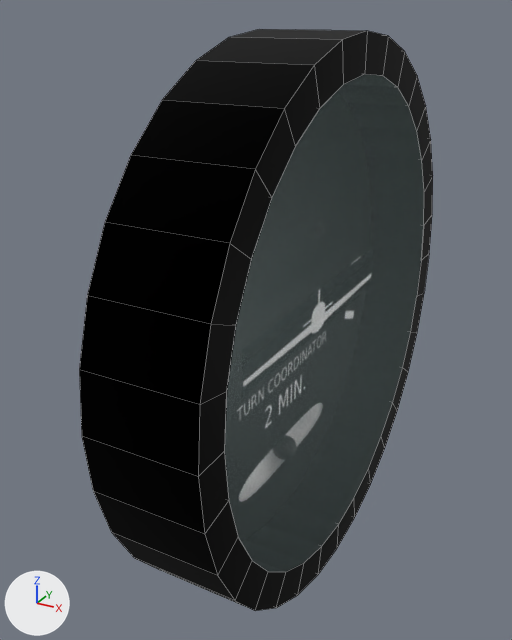
Before and after pictures for a commit that changed the Blender file Models/Interior/Panel/Instruments/tc/turn-coordinator.blend.
The view is the same before and after, from a 50 mm lens placed at (0.0381, -0.0883, 0.0425), pointed at (-0.0086, -0.0033, 0.0). Every picture has the same lights, and +X, +Y and +Z are marked at lower left. Mesh edges are drawn as thin lines.

Names of what the first picture shows: 'Case', 'Glass'.
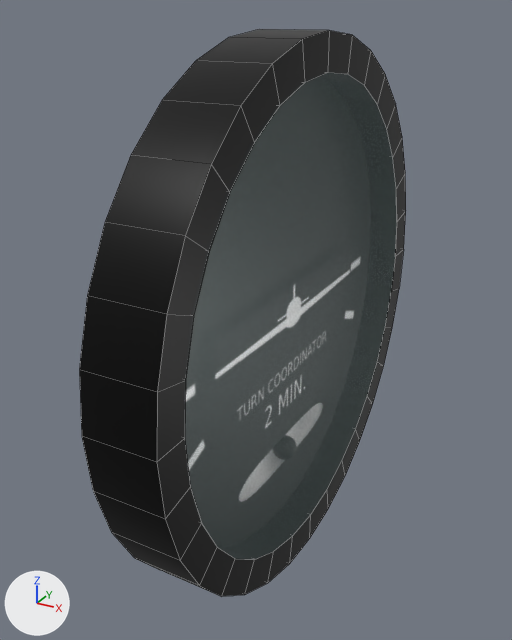
Changed parts and their boxes (x1, y1, x2, y2) in the pictures (512 x 640 px):
'Case', surface changed, reshaped, moved (8% narrower)
    before: (79, 29, 433, 611)
    after: (79, 29, 406, 596)
'Glass', moved
    before: (224, 74, 424, 572)
    after: (185, 73, 397, 559)
part 1 of me_circle, cut back
    before: (79, 29, 365, 610)
    after: (79, 29, 329, 595)
part 2 of me_circle, shading changed
    before: (198, 31, 433, 611)
    after: (157, 30, 406, 596)

The change, as a list of edits to the scene's bpy script:
```text
Change mat_casematerial:
    remove mat_casematerial.specular_ior_level = 0.0
Change me_circle:
    used by ob_case; location = (0.005, 0.0, 0.0)
    remove me_circle.from_pydata(...)  # 128 vertices, 97 faces; spans x -0.015..0.0, y -0.04..0.04, z -0.04..0.04
    add me_circle.from_pydata(...)  # 128 vertices, 96 faces; spans x -0.01..0.0, y -0.04..0.04, z -0.04..0.04
    me_circle part 1
    1 face is deleted
    32 vertices in x -0.01, y -0.035..0.035, z -0.035..0.035 move by (0.0033, 0.0, 0.0)
    32 vertices in x -0.015, y -0.04..0.04, z -0.04..0.04 move by (0.005, 0.0, 0.0)
    me_circle part 2: 96 kept faces spanning x -0.01..0.0, y -0.04..0.04, z -0.04..0.04 are now shaded smooth
Change ob_case:
    ob_case.location: (0.005, 0.0, 0.0) -> (0.0, 0.0, 0.0)
Change ob_glass:
    ob_glass.location: (0.005, 0.0, 0.0) -> (0.0, 0.0, 0.0)
```
